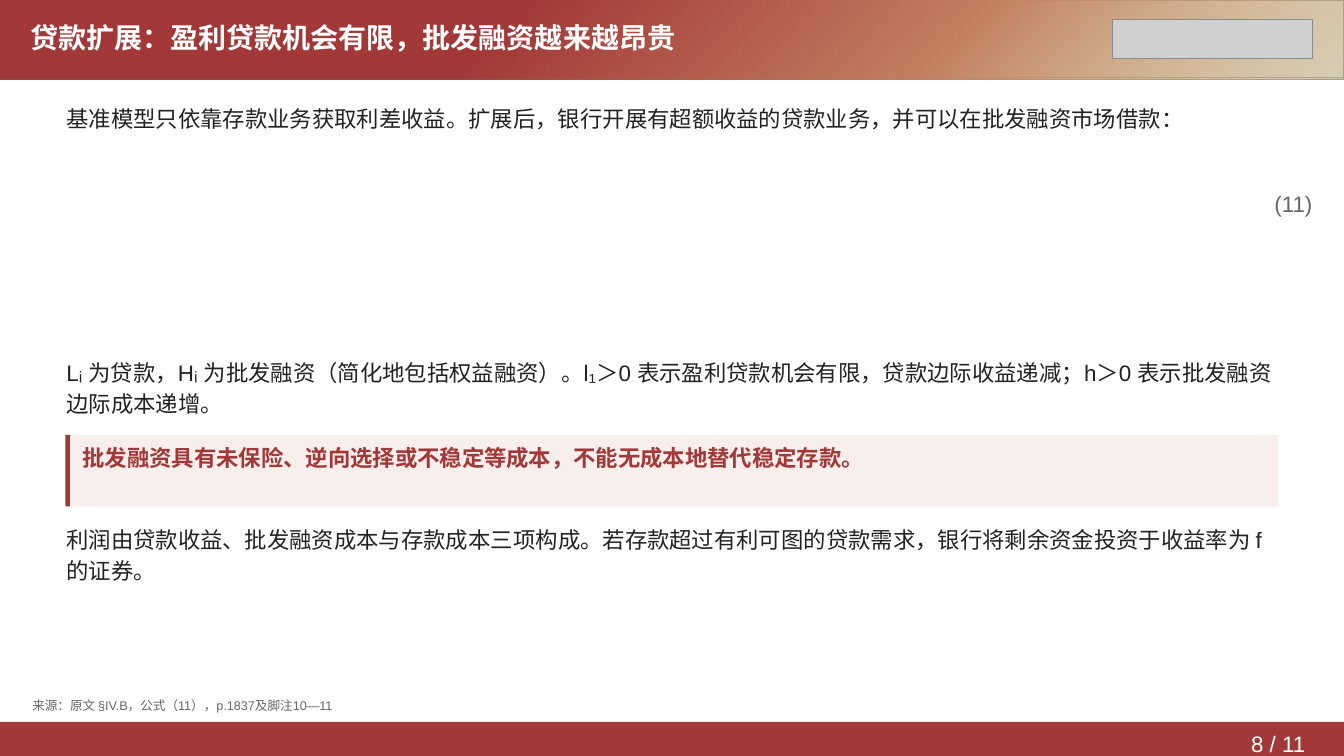
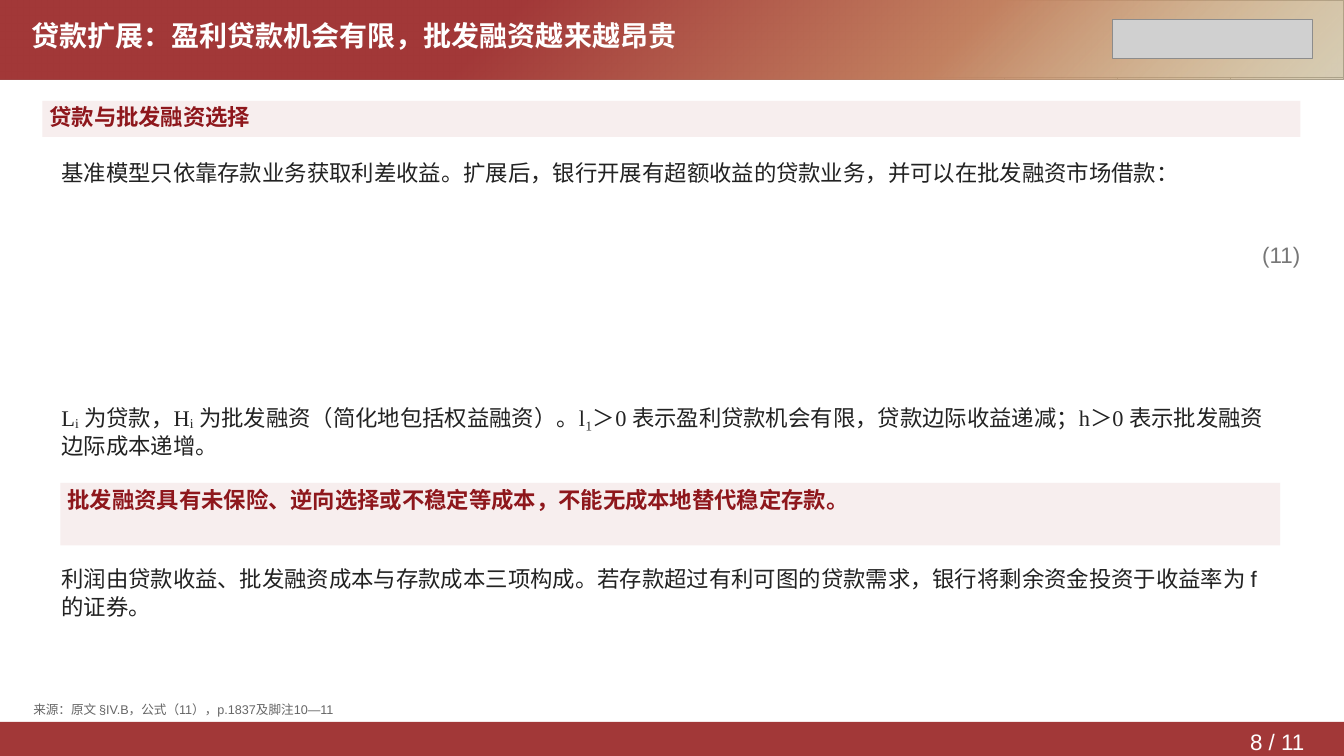
Before and after one commit to Yutingee/trial, a slide deck: slide 8 of deliverables/DepositsChannel-Model.pptx. Drawn at 1344x756 pixels with LibreOffice and Linux fonts; fonts in the diff are those of the drawing; grey boxes stand for pictures. Boxes give left, top, right and bottom in pixels: in the first picture for what was removed or moved away, otherwise in the second. Text is boxed around its words. In the diff, an @@ line names an element or a change of style, - is before the commit and + after.

Commit message:
Restyle presentation to screenshot references and apply highlight fill directly to text boxes

```diff
--- a/deliverables/DepositsChannel-Model.pptx
+++ b/deliverables/DepositsChannel-Model.pptx
@@ rectangle added at (42,101,1301,137), fill #F7EEEE, 16 pt, text #8E171C, bold @@
+贷款与批发融资选择
@@ line spacing 1.15 to 1.05 in 5 elements at (31,22,676,50), (1250,734,1304,750), (33,703,333,717), (61,568,1257,617), (61,162,1178,183) @@
@@ text "基准模型只依靠存款业务获取利差收益。扩展后，银行开展有超额收益的贷款业务，并可以在批发融资市场借款：": place and size @@
-text "基准模型只依靠存款业务获取利差收益。扩展后，银行开展有超额收益的贷款业务，并可以在批发融资市场借款：" at (66,108,1183,129)
+text "基准模型只依靠存款业务获取利差收益。扩展后，银行开展有超额收益的贷款业务，并可以在批发融资市场借款：" at (61,162,1178,183)
@@ text "(11)": place and size @@
-text "(11)" at (1274,196,1312,217)
+text "(11)" at (1262,247,1300,268)
@@ text "(11)" at (1262,247,1300,268): text colour #666666 to #777777; line spacing 1.15 to 1.05 @@
@@ text "Lᵢ 为贷款，Hᵢ 为批发融资（简化地包括权益融资）。l₁＞0 表示盈利贷款机会有限，贷款边际收益递减；h＞0 表示批发 ...": place and size @@
-text "Lᵢ 为贷款，Hᵢ 为批发融资（简化地包括权益融资）。l₁＞0 表示盈利贷款机会有限，贷款边际收益递减；h＞0 表示批发 ..." at (66,362,1272,414)
+text "Lᵢ 为贷款，Hᵢ 为批发融资（简化地包括权益融资）。l₁＞0 表示盈利贷款机会有限，贷款边际收益递减；h＞0 表示批发 ..." at (61,407,1263,456)
@@ text "Lᵢ 为贷款，Hᵢ 为批发融资（简化地包括权益融资）。l₁＞0 表示盈利贷款机会有限，贷款边际收益递减；h＞0 表示批发 ..." at (61,407,1263,456): font Arial to Times New Roman; line spacing 1.15 to 1.05 @@
@@ rectangle removed at (66,435,1278,506) @@
@@ rectangle removed at (66,435,70,506) @@
@@ rectangle "批发融资具有未保险、逆向选择或不稳定等成本，不能无成本地替代稳定存款。": place and size @@
-rectangle "批发融资具有未保险、逆向选择或不稳定等成本，不能无成本地替代稳定存款。" at (83,447,864,469)
+rectangle "批发融资具有未保险、逆向选择或不稳定等成本，不能无成本地替代稳定存款。" at (60,483,1280,545)
@@ rectangle "批发融资具有未保险、逆向选择或不稳定等成本，不能无成本地替代稳定存款。" at (60,483,1280,545): text colour #A23838 to #8E171C; line spacing 1.15 to 1.05; fill none to #F7EEEE @@
@@ text "利润由贷款收益、批发融资成本与存款成本三项构成。若存款超过有利可图的贷款需求，银行将剩余资金投资于收益率为 f 的证券。": place and size @@
-text "利润由贷款收益、批发融资成本与存款成本三项构成。若存款超过有利可图的贷款需求，银行将剩余资金投资于收益率为 f 的证券。" at (66,529,1262,581)
+text "利润由贷款收益、批发融资成本与存款成本三项构成。若存款超过有利可图的贷款需求，银行将剩余资金投资于收益率为 f 的证券。" at (61,568,1257,617)
```
Also in this commit, not shown: 10 other slides changed, 3 other files.
